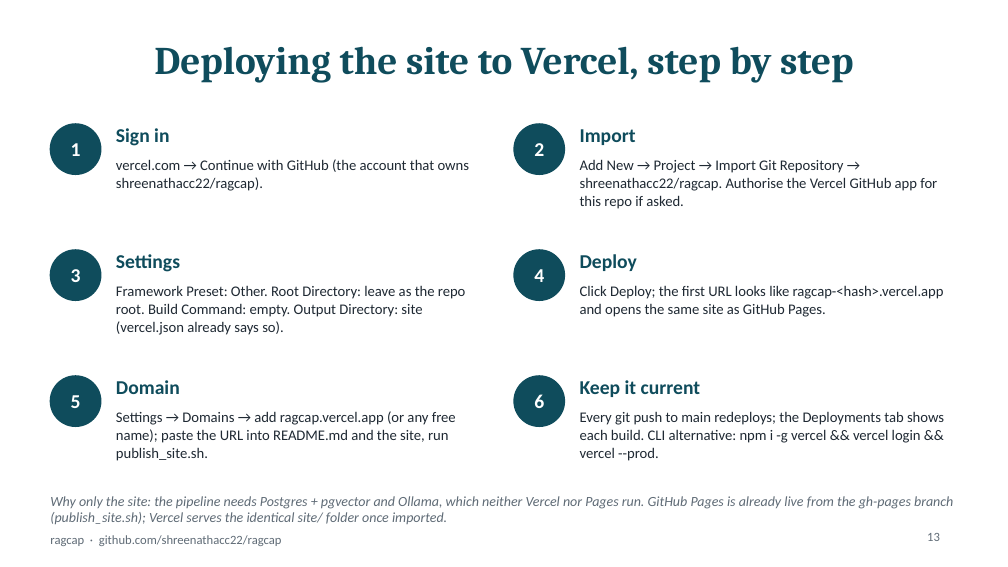
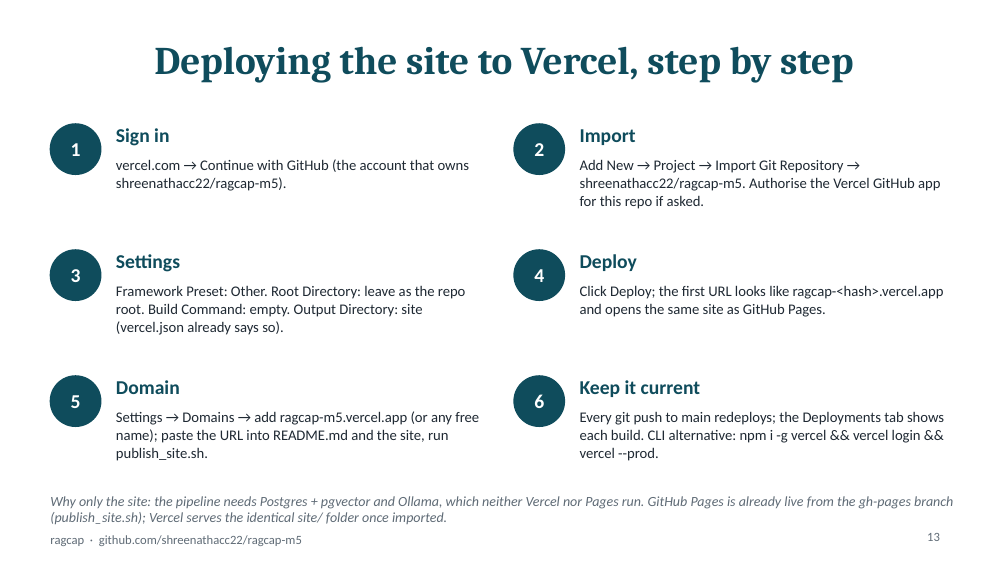
Before and after one commit to shreenathacc22/ragcap-m5, a slide deck: slide 13 of docs/ragcap_deck.pptx. Drawn at 1008x567 pixels with LibreOffice and Linux fonts; fonts in the diff are those of the drawing. Boxes give left, top, right and bottom in pixels: in the first picture for what was removed or moved away, otherwise in the second. Text is boxed around its words. In the diff, an @@ line names an element or a change of style, - is before the commit and + after.

```diff
--- a/docs/ragcap_deck.pptx
+++ b/docs/ragcap_deck.pptx
@@ text at (x1=116, y1=159, x2=470, y2=191): text changed @@
-vercel.com → Continue with GitHub (the account that owns shreenathacc22/ragcap).
+vercel.com → Continue with GitHub (the account that owns shreenathacc22/ragcap-m5).
@@ text at (x1=580, y1=159, x2=940, y2=209): text changed @@
-Add New → Project → Import Git Repository → shreenathacc22/ragcap. Authorise the Vercel GitHub app for this repo if asked.
+Add New → Project → Import Git Repository → shreenathacc22/ragcap-m5. Authorise the Vercel GitHub app for this repo if asked.
@@ text at (x1=116, y1=411, x2=479, y2=461): text changed @@
-Settings → Domains → add ragcap.vercel.app (or any free name); paste the URL into README.md and the site, run publish_site.sh.
+Settings → Domains → add ragcap-m5.vercel.app (or any free name); paste the URL into README.md and the site, run publish_site.sh.
@@ text at (x1=50, y1=535, x2=302, y2=546): text changed @@
-ragcap · github.com/shreenathacc22/ragcap
+ragcap · github.com/shreenathacc22/ragcap-m5
```
Also in this commit, not shown: 14 other slides changed, 18 other files.
